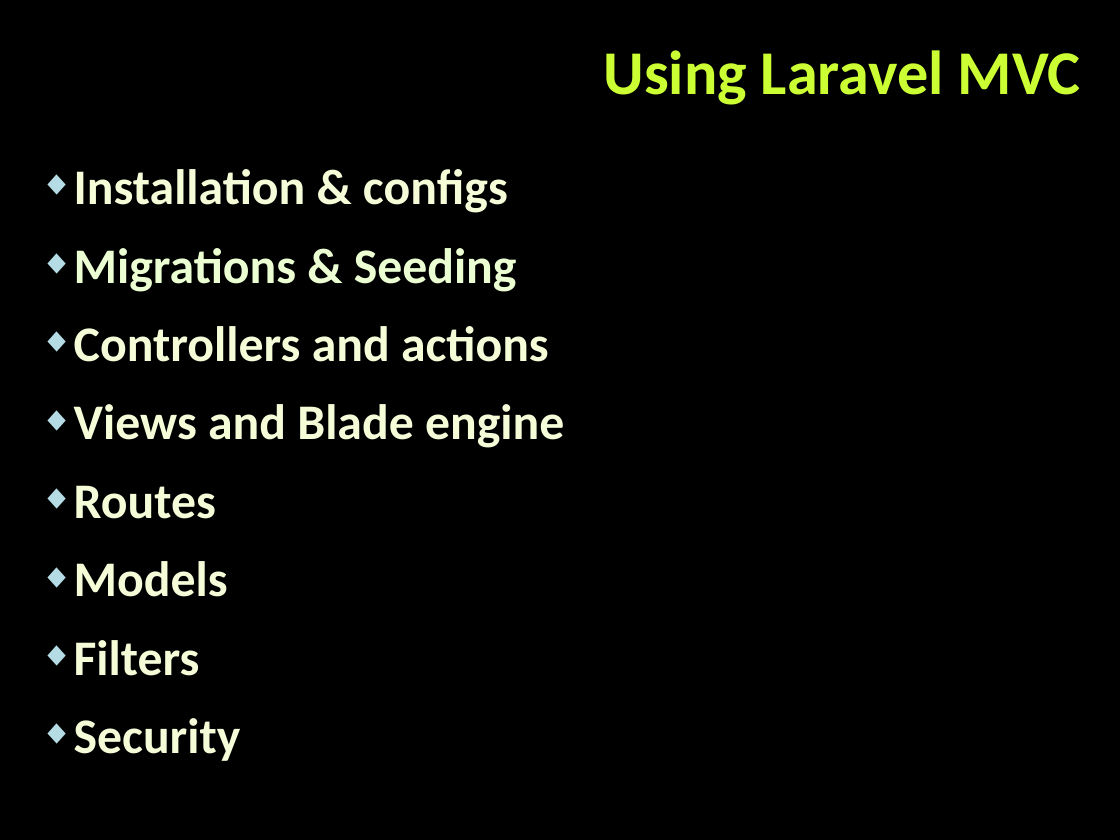
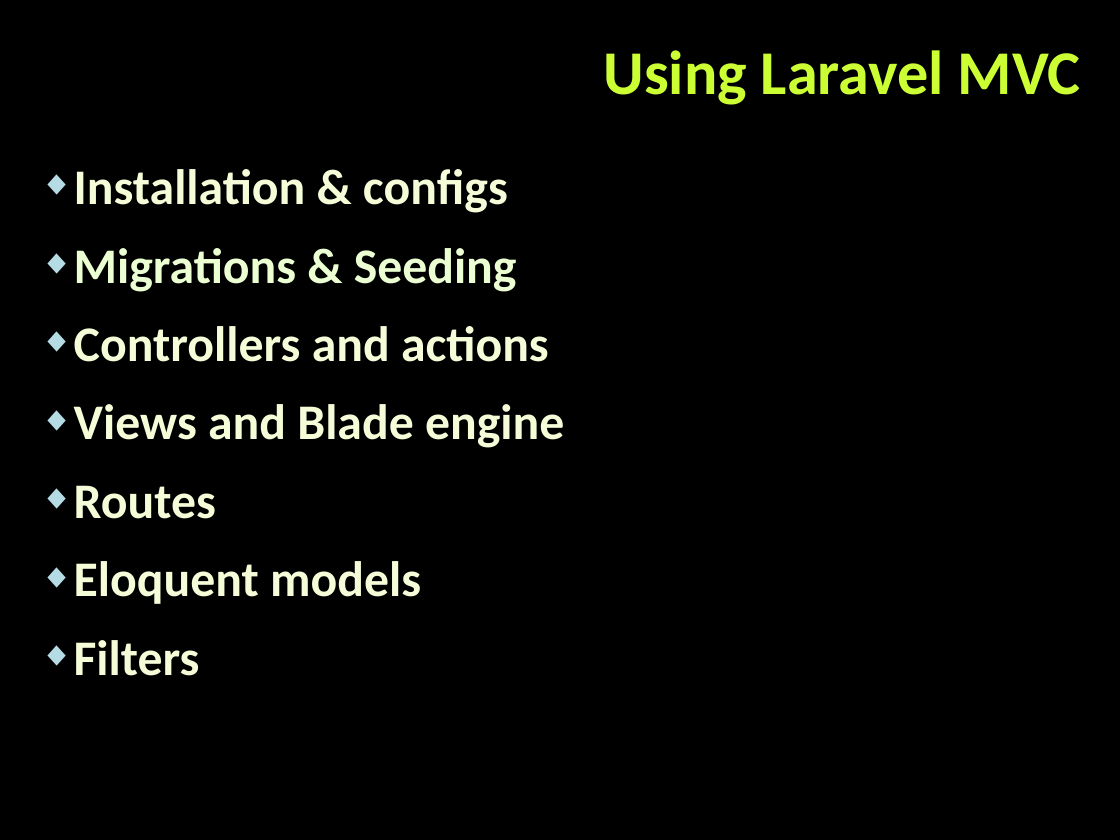
Before and after one commit to tanzhur/PHP_MVC-seminar, a slide deck: slide 64 of PHP_MVC.pptx. Drawn at 1120x840 pixels with LibreOffice and Linux fonts; fonts in the diff are those of the drawing; background and template pictures are left out. Boxes give left, top, right and bottom in pixels: in the first picture for what was removed or moved away, otherwise in the second. Text is boxed around its words. In the diff, an @@ line names an element or a change of style, - is before the commit and + after.

Commit message:
Laravel bit of presentation done

```diff
--- a/PHP_MVC.pptx
+++ b/PHP_MVC.pptx
@@ text at (x1=74, y1=561, x2=421, y2=604): text changed @@
-◆ Models
+◆ Eloquent models
@@ text at (x1=74, y1=718, x2=241, y2=761): paragraph removed @@
-◆ Security
```
Also in this commit, not shown: 2 other slides changed, 17 slides added.
